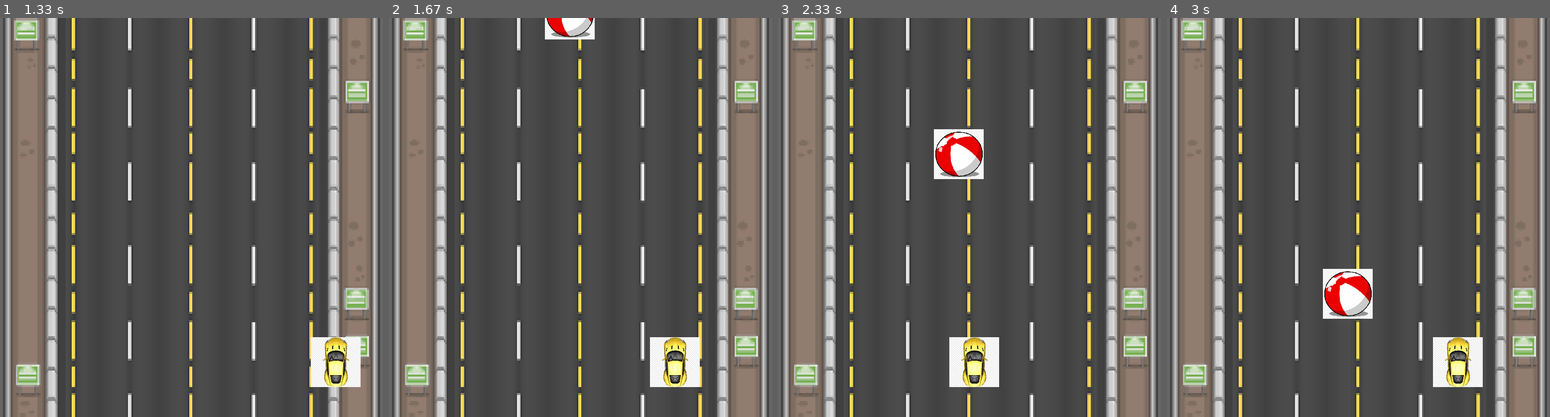
Above: before the commit, frames 1-4 (left to right).
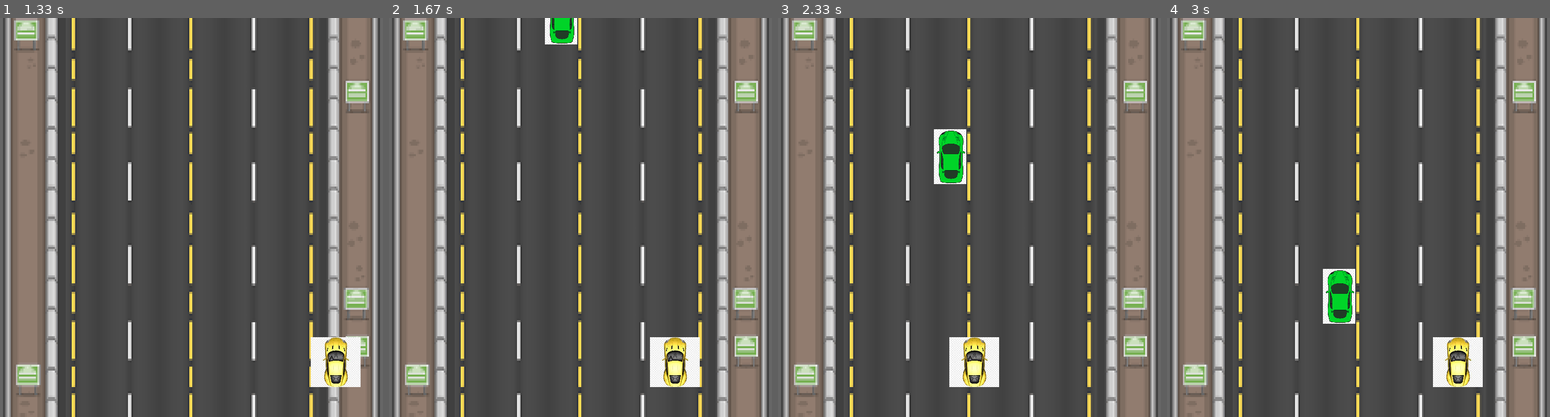
Above: after the commit, the same moments.

Repository: nazarivankevych/pygame_race
Game: pygame game, started from race2.py
The game is run twice, just before and just after one commit, with the same random seed, the same clock (stepped at 60 frames per second) and the same inputs.
Inputs:
- Up to frame 1 (1.33 s): hold Right 0.33-0.8 s; hold Right 0.83-1.3 s
- Up to frame 2 (1.67 s): hold Left from 1.33 s (still down)
- Up to frame 3 (2.33 s): release Left at 1.87 s; hold Left 1.9-2.3 s
- Up to frame 4 (3 s): hold Right 2.33-2.97 s

Frame 1 is identical in both runs. In frame 2, 0.7% of the frame differs, in the area x 40-54%, y 0-7%; in frame 3, 1.5%, in the area x 40-54%, y 27-42%; in frame 4, 1.5%.

Commit message:
Change a dimension of objects and add new sprites for objects

Diff:
--- a/race2.py
+++ b/race2.py
@@ -6,8 +6,8 @@
 # set up dimensions
 display_width = 800
 display_height = 800
-car_width = 100
-car_height = 100
+obj_width = 100
+obj_height = 100
 # RGB colors
 black = (0, 0, 0)
 white = (255, 255, 255)
@@ -23,7 +23,7 @@
 clock = pygame.time.Clock()
 # Sprite for car
 carImg = pygame.image.load('img/car.jpeg')
-carImg = pygame.transform.scale(carImg, (car_width, car_height))
+carImg = pygame.transform.scale(carImg, (obj_width, obj_height))
 
 
 def car(x, y):
@@ -32,16 +32,14 @@
 
 def obstacle(obs_startx, obs_starty, obs):
     global obs_pic
-    # # rgb = RED, GREEN, BLUE
-    # # gameDisplay.fill((0, 0, 0))
-    # # background image set up
+    # background image set up
     gameDisplay.blit(background, (0, 0))
     if obs == 0:
-        obs_pic = pygame.image.load('img/tree.jpeg')
-        obs_pic = pygame.transform.scale(obs_pic, (car_width, car_height))
+        obs_pic = pygame.image.load('img/car2.png')
+        obs_pic = pygame.transform.scale(obs_pic, (obj_width-35, obj_height+10))
     elif obs == 1:
-        obs_pic = pygame.image.load('img/ball.png')
-        obs_pic = pygame.transform.scale(obs_pic, (car_width, car_height))
+        obs_pic = pygame.image.load('img/car3.png')
+        obs_pic = pygame.transform.scale(obs_pic, (obj_width-35, obj_height+10))
     gameDisplay.blit(obs_pic, (obs_startx, obs_starty))
 
 
@@ -99,13 +97,16 @@
                 if event.key == pygame.K_LEFT or event.key == pygame.K_RIGHT:
                     x_change = 0
 
+            # if event.type == pygame.K_SPACE:
+            #     clock.tick(60)
+
         x += x_change
         gameDisplay.fill(white)
 
         obstacle(obs_startx, obs_starty, obs)
         obs_starty += obs_speed
         car(x, y)
-        if x > display_width - car_width or x < 0:
+        if x > display_width - obj_width or x < 0:
             crash()
         if obs_starty > display_height:
             obs_starty = 0 - obs_height
@@ -113,7 +114,7 @@
             obs = random.randrange(0, 2)
 
         if y < obs_starty + obs_height:
-            if obs_startx < x < obs_startx + obs_width or obs_startx < x + car_width < obs_startx + obs_width:
+            if obs_startx < x < obs_startx + obs_width or obs_startx < x + obj_width < obs_startx + obs_width:
                 crash()
 
         pygame.display.update()
Binary file added: img/car2.png
Binary file added: img/car3.png
